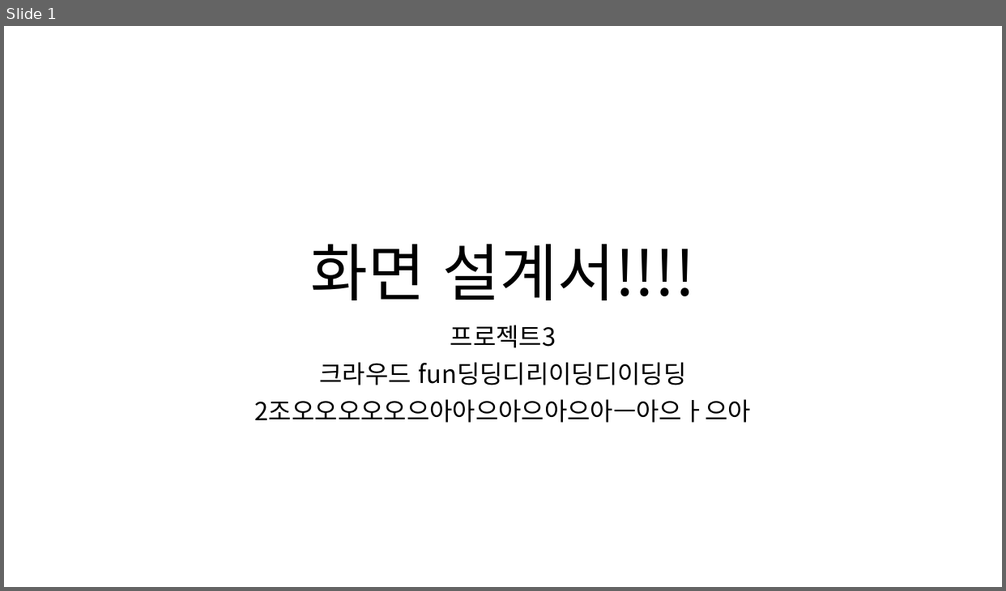
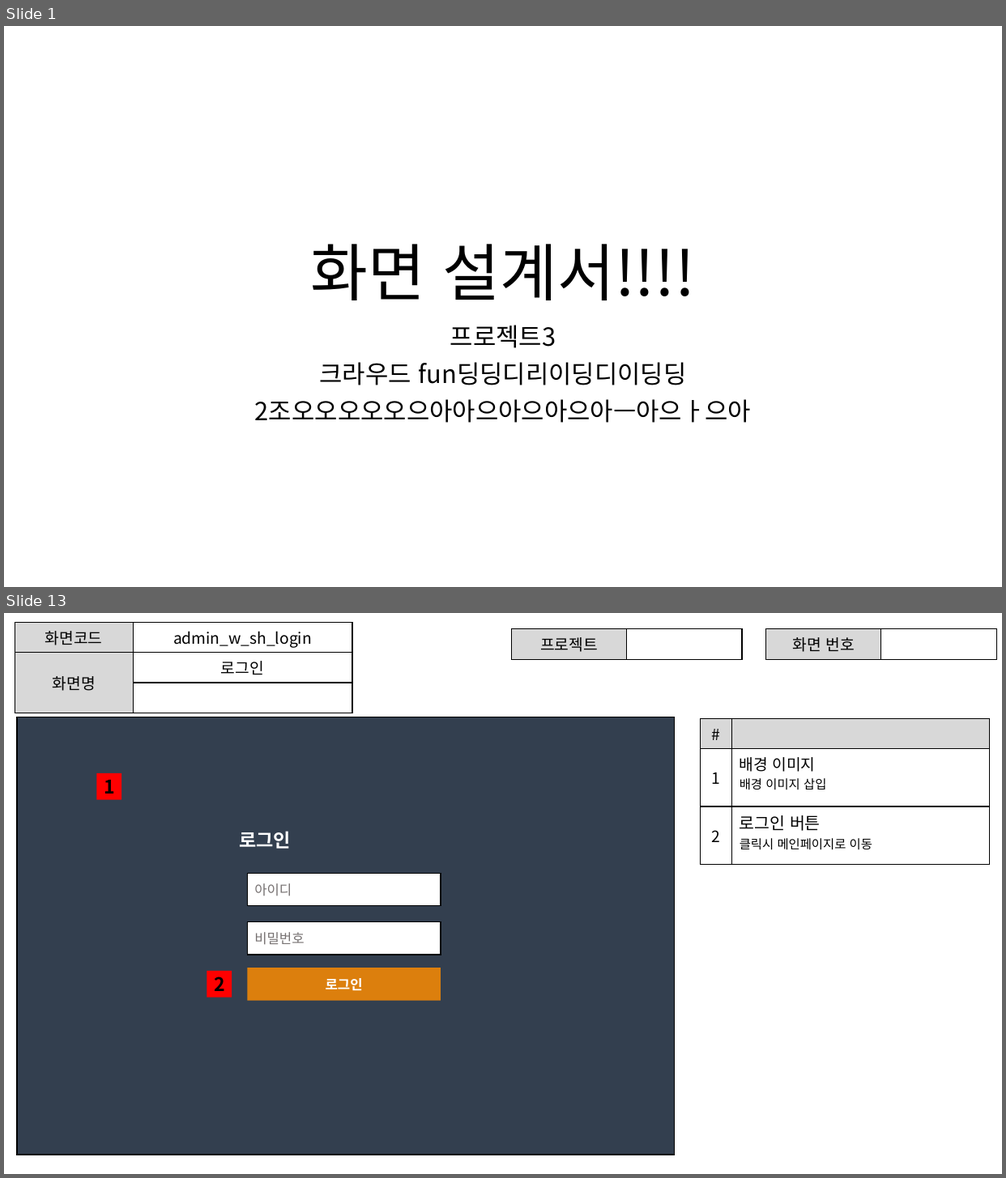
Before and after one commit to ezenteam2/EzenCrowdFunding, a slide deck: project03 화면설계서/0221 발표용 project03 - 화면 설계서 - 서희.pptx. Shown one above the other, each under a label of ours: slide 1 before the commit, slides 1 and 13 after it; the slides between them are not shown. The pictures are 1006x591 and 1006x1178 pixels, drawn with LibreOffice and Linux fonts; fonts in the diff are those of the drawing. Boxes give left, top, right and bottom in pixels: in the first picture for what was removed or moved away, otherwise in the second. Text is boxed around its words. In the diff, an @@ line names an element or a change of style, - is before the commit and + after.

```diff
--- a/project03 화면설계서/0221 발표용 project03 - 화면 설계서 - 서희.pptx
+++ b/project03 화면설계서/0221 발표용 project03 - 화면 설계서 - 서희.pptx
@@ slide 13 added at (4,613,1002,1174), background #FFFFFF @@
@@ table added at (15,623,352,701), 3 rows, 2 columns @@
+화면코드 | admin_w_sh_login
+화면명 | 로그인
+ | 
@@ table added at (512,629,742,656), 1 rows, 2 columns @@
+프로젝트 | 
@@ table added at (766,629,997,656), 1 rows, 2 columns @@
+화면 번호 | 
@@ rectangle added at (17,717,674,1155), fill #333F50, outline #000000 1 pt @@
@@ table added at (701,718,990,864), 3 rows, 2 columns @@
+# | 
+1 | 배경 이미지 / 배경 이미지 삽입
+2 | 로그인 버튼 / 클릭시 메인페이지로 이동
@@ rectangle added at (97,773,121,799), fill #FF0000, 18 pt, text #000000, bold @@
+1
@@ text added at (239,831,291,849), 18 pt, text #FFFFFF, bold @@
+로그인
@@ rectangle added at (247,874,441,906), fill #FFFFFF, outline #000000 1 pt, 13 pt, text #767171 @@
+아이디
@@ rectangle added at (247,922,441,955), fill #FFFFFF, outline #000000 1 pt, 13 pt, text #767171 @@
+비밀번호
@@ rectangle added at (206,971,232,997), fill #FF0000, 18 pt, text #000000, bold @@
+2
@@ rectangle added at (247,968,441,1001), fill #DC7F0D, 13 pt, text #FFFFFF, bold @@
+로그인
```
Also in this commit, not shown: 14 other slides added.
